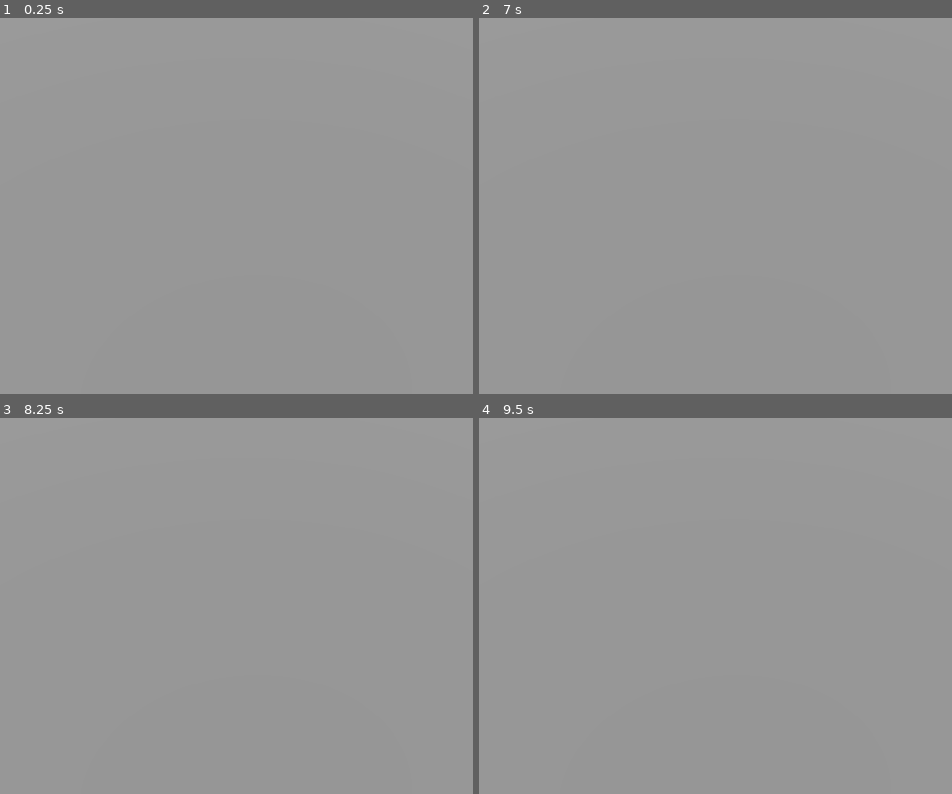
Above: before the commit, frames 1-4 (two rows, left to right).
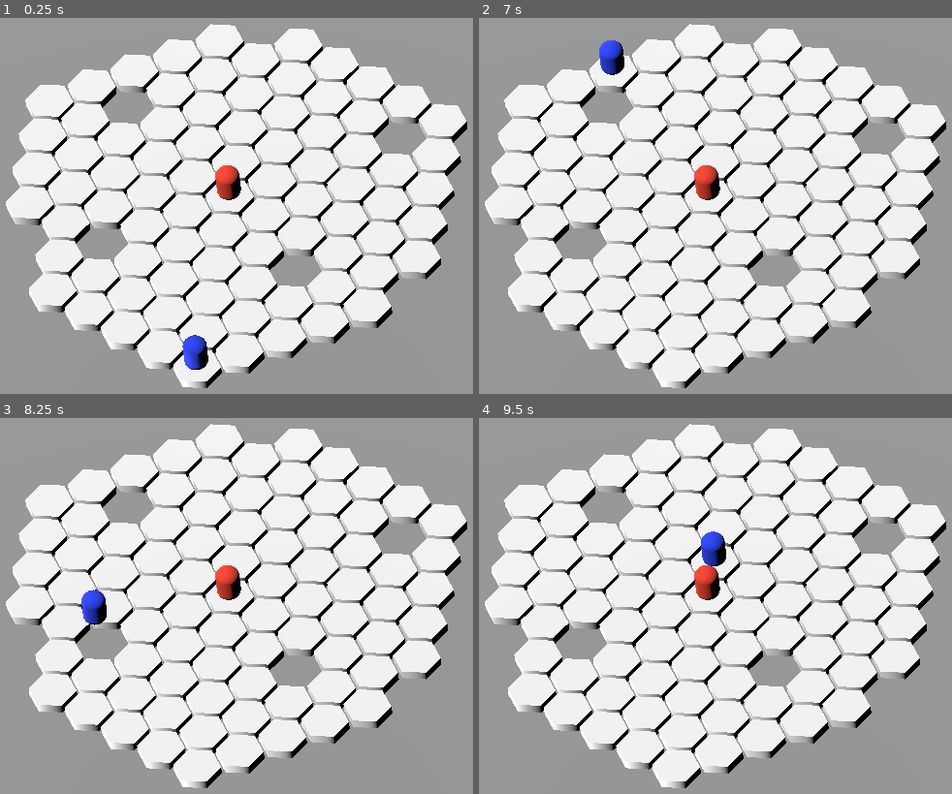
Above: after the commit, the same moments.

Repository: cwahlfeldt/hex-game-2
Game: Godot game, scene res://main.tscn
The game is run twice, just before and just after one commit, with the same random seed, the same clock (stepped at 60 frames per second) and the same inputs.
Inputs (mouse positions are in pixels of both pictures, inside the frame that each line leads up to):
- Up to frame 1 (0.25 s): no input
- Up to frame 2 (7 s): tap Enter at 0.5 s; move the mouse to (871, 175) at 0.52 s; click (871, 175) at 0.6 s; move the mouse to (545, 221) at 1.27 s; click (545, 221) at 1.35 s; move the mouse to (776, 100) at 2.02 s; click (776, 100) at 2.1 s; move the mouse to (663, 284) at 2.77 s; click (663, 284) at 2.85 s; move the mouse to (933, 262) at 3.52 s; click (933, 262) at 3.6 s; move the mouse to (outside the picture) at 4.27 s; click (outside the picture) at 4.35 s; move the mouse to (739, 198) at 5.02 s; click (739, 198) at 5.1 s; move the mouse to (583, 89) at 5.77 s; click (583, 89) at 5.85 s; move the mouse to (871, 175) at 6.52 s; click (871, 175) at 6.6 s
- Up to frame 3 (8.25 s): move the mouse to (66, 621) at 7.27 s; click (66, 621) at 7.35 s; move the mouse to (297, 500) at 8.02 s; click (297, 500) at 8.1 s
- Up to frame 4 (9.5 s): move the mouse to (663, 684) at 8.77 s; click (663, 684) at 8.85 s

The runs differ from the first frame. In frame 1, 61% of the frame differs, in the area x 1-99%, y 1-99%; in frame 2, 61%; in frame 3, 61%; in frame 4, 61%.
Error before the commit: Parse Error: Expected expression as the function argument. (res://game.gd:42)

Commit message:
animation!

Diff:
--- a/game.gd
+++ b/game.gd
@@ -8,9 +8,11 @@
 var enemy3
 var hex_grid
 var path_finding: AStar3D
-var player_path_id
+var player_path_id = 50
+var enemy_path_id = 14
 var new_position = 50
 var path = []
+var players_turn = true
 
 
 # Called when the node enters the scene tree for the first time.
@@ -19,18 +21,22 @@
 	var hex_grid_init = HexGrid.initialize()
 	hex_grid = hex_grid_init.grid
 	path_finding = hex_grid_init.astar
-	player_path_id = 50
 
 	player = init_player(path_finding.get_point_position(player_path_id))
-	enemy1 = init_enemy(path_finding.get_point_position(14))
-	enemy2 = init_enemy(path_finding.get_point_position(34))
-	enemy3 = init_enemy(path_finding.get_point_position(80))
+	enemy1 = init_enemy(path_finding.get_point_position(enemy_path_id))
 
 
 # Called every frame. 'delta' is the elapsed time since the previous frame.
-#func _process(delta: float) -> void:
-	#player.global_transform.origin = path_finding.get_point_path(player_path_id, new_position)
-#
+func _process(delta: float) -> void:
+	if (path_finding.get_point_path(player_path_id, new_position).size() > 1):
+		var points = path_finding.get_point_path(player_path_id, new_position)
+		Animate.through_with_callback(player, points, _on_player_move_end)
+		player_path_id = new_position
+
+
+func _on_player_move_end():
+	players_turn = false
+
 
 func _on_selected_hex(hex):
 	new_position = hex.index
@@ -39,7 +45,8 @@
 
 func init_player(location: Vector3):
 	var player = player_scene.instantiate()
-	add_child(`bal_transform.origin = location
+	add_child(player)
+	player.global_transform.origin = location
 	return player
 
 
--- a/main.tscn
+++ b/main.tscn
@@ -19,9 +19,9 @@
 mesh = SubResource("PlaneMesh_8una2")
 
 [node name="Camera3D" type="Camera3D" parent="."]
-transform = Transform3D(0.986427, -0.0498225, 0.156459, -0.0827928, 0.671948, 0.735956, -0.1418, -0.738921, 0.658703, 0.831795, 6.5444, 5.6)
+transform = Transform3D(0.986427, -0.0498228, 0.15646, -0.0827928, 0.671948, 0.735956, -0.1418, -0.738921, 0.658702, 1.20737, 6.5444, 5.84063)
 projection = 1
-size = 11.0
+size = 9.0
 script = ExtResource("3_nqcw2")
 
 [node name="DirectionalLight3D" type="DirectionalLight3D" parent="."]
--- a/map.tscn
+++ /dev/null
@@ -1,348 +0,0 @@
-[gd_scene load_steps=2 format=3 uid="uid://boj4n84is8cvb"]
-
-[sub_resource type="GDScript" id="GDScript_fwtol"]
-script/source = "extends Node3D
-
-const ORIENTATION = {
-	\"f0\": 3.0 / 2.0,
-	\"f1\": 0.0,
-	\"f2\": sqrt(3.0) / 2.0,
-	\"f3\": sqrt(3.0),
-	\"b0\": 2.0 / 3.0,
-	\"b1\": 0.0,
-	\"b2\": -1.0 / 3.0,
-	\"b3\": sqrt(3.0) / 3.0,
-	\"startAngle\": 0.0
-}
-
-var SIZE = 40
-var ORIGIN = Vector2(0, 0)
-var LAYOUT = layout(SIZE, ORIGIN)
-var HEX_SIZE = 0.55
-
-@export var MAP_SIZE = 5
-@export var current_player_coords = Vector3(0,0,0)
-
-var DIRECTIONS = {
-	\"northWest\": hex(-1, 0, 1),
-	\"north\": hex(0, -1, 1),
-	\"northEast\": hex(1, -1, 0),
-	\"southWest\": hex(-1, 1, 0),
-	\"south\": hex(0, 1, -1),
-	\"southEast\": hex(1, 0, -1),
-}
-
-var HEX_SCENE = preload(\"res://scenes/hex/hex.tscn\")
-var PLAYER_SCENE = preload(\"res://scenes/player/player.tscn\")
-var ENEMY_SCENE = preload(\"res://scenes/enemy/enemy.tscn\")
-
-# Called when the node enters the scene tree for the first time.
-func _ready() -> void:
-	SignalBus.current_player_hex.connect(_on_current_player_hex)
-	var grid = draw_grid()
-	draw_players(grid)
-	var astar = AStar3D.new()
-	for hex in grid:
-		astar.add_point(hex.index, hex.vectors, 1)
-		for neighbor in hex.neighbors:
-			astar.connect_points(hex.index, neighbor)
-
-	print(astar.are_points_connected(1, 18, true))
-
-# Called every frame. 'delta' is the elapsed time since the previous frame.
-func _process(delta: float) -> void:
-	pass
-
-func _on_current_player_hex(obj):
-	print(obj)
-
-func create_grid_structure():
-	var cubic_grid = hex_shaped_grid(MAP_SIZE)
-	var meters_grid = create_grid_3d_coords(cubic_grid)
-	var merged_grid = []
-	var i = 0
-	for cubic_coord in cubic_grid:
-		var tile_data = {
-			\"cubic\": cubic_coord,
-			\"vectors\": meters_grid[i],
-			\"neighbors\": find_hex_matches(cubic_grid, get_all_neighbors(cubic_coord)),
-			\"index\": i
-		}
-		merged_grid.append(tile_data)
-		i = i + 1
-	return merged_grid
-
-func draw_grid():
-	var grid = create_grid_structure()
-	print(grid)
-	for hex in grid:
-		var hex_mesh = HEX_SCENE.instantiate()
-		hex_mesh.hex_obj = hex
-		add_child(hex_mesh)
-		hex_mesh.global_transform.origin = hex.vectors
-		var label3d = Label3D.new()
-		label3d.position = Vector3(hex.vectors.x, 0.3, hex.vectors.z)
-		label3d.text = str(hex.index)
-		label3d.font_size = 48
-		label3d.modulate = Color(0,0,0,1)
-		add_child(label3d)
-	return grid
-
-func draw_players(grid_coords):
-	var player_mesh = PLAYER_SCENE.instantiate()
-	var enemy_mesh = ENEMY_SCENE.instantiate()
-	add_child(player_mesh)
-	add_child(enemy_mesh)
-	player_mesh.global_transform.origin = grid_coords[11].vectors
-	enemy_mesh.global_transform.origin = grid_coords[12].vectors
-
-func find_hex_matches(large_array: Array, small_array: Array) -> Array:
-	var matches = []
-	for small_hex in small_array:
-		for i in range(large_array.size()):
-			var large_hex = large_array[i]
-			# Compare all three coordinates
-			if large_hex.q == small_hex.q and \\
-			   large_hex.r == small_hex.r and \\
-			   large_hex.s == small_hex.s:
-				matches.append(i)
-				break  # Found match for this hex, move to next
-	return matches
-
-func hex(q, r, s):
-	if q + r + s != 0:
-		push_error(\"q + r + s must equal 0\")
-
-	return {\"q\": q, \"r\": r, \"s\": s}
-
-func frac_hexagon(q, r, s):
-	if round(q + r + s) != 0:
-		push_error(\"q + r + s must equal 0\")
-
-	return {\"q\": q, \"r\": r, \"s\": s}
-
-func are_hexagons_equal(hex_a, hex_b):
-	return hex_a == hex_b
-
-func add_hex(hex_a, hex_b):
-	return hex(hex_a[\"q\"] + hex_b[\"q\"], hex_a[\"r\"] + hex_b[\"r\"], hex_a[\"s\"] + hex_b[\"s\"])
-
-func subtract_hex(hex_a, hex_b):
-	return hex(hex_a[\"q\"] - hex_b[\"q\"], hex_a[\"r\"] - hex_b[\"r\"], hex_a[\"s\"] - hex_b[\"s\"])
-
-func multiply_hex(h, multiply_by):
-	return hex(h[\"q\"] * multiply_by, h[\"r\"] * multiply_by, h[\"s\"] * multiply_by)
-
-func length_of_hex(h):
-	return (abs(h[\"q\"]) + abs(h[\"r\"]) + abs(h[\"s\"])) / 2
-
-func distance_between_hexes(hex_a, hex_b):
-	return length_of_hex(subtract_hex(hex_a, hex_b))
-
-func hex_neighbor(h, direction):
-	return add_hex(h, direction)
-
-func get_all_neighbors(h):
-	var neighbors = []
-	for direction in DIRECTIONS.values():
-		neighbors.append(hex_neighbor(h, direction))
-	return neighbors
-
-func point(x, y):
-	return Vector2(x, y)
-
-func layout(size, origin):
-	return {
-		\"size\": Vector2(size, size),
-		\"origin\": Vector2(origin.x, origin.y)
-	}
-
-func convert_hex_to_pixel(hex):
-	var M = ORIENTATION
-	var x = (M[\"f0\"] * hex[\"q\"] + M[\"f1\"] * hex[\"r\"]) * LAYOUT[\"size\"].x
-	var y = (M[\"f2\"] * hex[\"q\"] + M[\"f3\"] * hex[\"r\"]) * LAYOUT[\"size\"].y
-	return point(floor(x + LAYOUT[\"origin\"].x), floor(y + LAYOUT[\"origin\"].y))
-
-func convert_pixel_to_hex(pixel_point):
-	var M = ORIENTATION
-	var pt = point(
-		(pixel_point.x - LAYOUT[\"origin\"].x) / LAYOUT[\"size\"].x,
-		(pixel_point.y - LAYOUT[\"origin\"].y) / LAYOUT[\"size\"].y
-	)
-	var q = M[\"b0\"] * pt.x + M[\"b1\"] * pt.y
-	var r = M[\"b2\"] * pt.x + M[\"b3\"] * pt.y
-	return hex(round(q), round(r), round(-q - r))
-
-func get_corner_offset(corner):
-	var size = LAYOUT[\"size\"]
-	var angle = (2.0 * PI * (ORIENTATION[\"startAngle\"] + corner)) / 6
-	return point(floor(size.x * cos(angle)), floor(size.y * sin(angle)))
-
-func hex_corners(h):
-	var corners = []
-	var center = convert_hex_to_pixel(h)
-	for i in range(6):
-		var offset = get_corner_offset(i)
-		corners.append(point(center.x + offset.x, center.y + offset.y))
-	return corners
-
-func round_hex(frac_hex):
-	var q = round(frac_hex[\"q\"])
-	var r = round(frac_hex[\"r\"])
-	var s = round(frac_hex[\"s\"])
-	return hex(q, r, s)
-
-func hex_lerp(a, b, t):
-	return round_hex(frac_hexagon(lerp(a[\"q\"], b[\"q\"], t), lerp(a[\"r\"], b[\"r\"], t), lerp(a[\"s\"], b[\"s\"], t)))
-
-func hex_line(hex_a, hex_b):
-	var n = distance_between_hexes(hex_a, hex_b)
-	var step = 1.0 / max(n, 1)
-
-	var results = []
-	for i in range(n + 1):
-		results.append(hex_lerp(hex_a, hex_b, i * step))
-	return results
-
-func hex_shaped_grid(radius):
-	var grid = []
-	for q in range(-radius, radius + 1):
-		var r1 = max(-radius, -q - radius)
-		var r2 = min(radius, -q + radius)
-		for r in range(r1, r2 + 1):
-			grid.append(hex(q, r, -q - r))
-	return grid
-
-func hex_shaped_hash_grid(radius):
-	var grid = {}
-	for q in range(-radius, radius + 1):
-		var r1 = max(-radius, -q - radius)
-		var r2 = min(radius, -q + radius)
-		for r in range(r1, r2 + 1):
-			var new_hex = hex(q, r, -q - r)
-			var hex_string = str(new_hex)
-			grid[hex_string] = {
-				\"neighbors\": get_all_neighbors(new_hex),
-				\"props\": {}
-			}
-	return grid
-
-func shuffle_grid(grid):
-	var size = grid.size() / 4
-	var new_grid = grid.duplicate()
-	for i in range(size):
-		new_grid.remove(randi_range(0, grid.size() - 1))
-	return new_grid
-
-func hex_to_3d(q, r, s):
-	var x = HEX_SIZE * (3.0 / 2.0 * q)
-	var z = HEX_SIZE * (sqrt(3.0) * (r + q / 2.0))
-	var y = 0  # Can add elevation here if needed
-	return Vector3(x, y, z)
-
-func create_grid_3d_coords(cubic_coords):
-	var grid = []
-	for hex_coord in cubic_coords:
-		var q = hex_coord[\"q\"]
-		var r = hex_coord[\"r\"]
-		var s = hex_coord[\"s\"]
-		var position_3d = hex_to_3d(q, r, s)
-		grid.append(position_3d)
-	return grid
-"
-
-[node name="Map" type="Node3D"]
-script = SubResource("GDScript_fwtol")
-current_player_coords = null
-
-[connection signal="input_event" from="Hex" to="Hex" method="_on_input_event"]
-[connection signal="input_event" from="@Area3D@26576" to="@Area3D@26576" method="_on_input_event"]
-[connection signal="input_event" from="@Area3D@26578" to="@Area3D@26578" method="_on_input_event"]
-[connection signal="input_event" from="@Area3D@26580" to="@Area3D@26580" method="_on_input_event"]
-[connection signal="input_event" from="@Area3D@26582" to="@Area3D@26582" method="_on_input_event"]
-[connection signal="input_event" from="@Area3D@26584" to="@Area3D@26584" method="_on_input_event"]
-[connection signal="input_event" from="@Area3D@26586" to="@Area3D@26586" method="_on_input_event"]
-[connection signal="input_event" from="@Area3D@26588" to="@Area3D@26588" method="_on_input_event"]
-[connection signal="input_event" from="@Area3D@26590" to="@Area3D@26590" method="_on_input_event"]
-[connection signal="input_event" from="@Area3D@26592" to="@Area3D@26592" method="_on_input_event"]
-[connection signal="input_event" from="@Area3D@26594" to="@Area3D@26594" method="_on_input_event"]
-[connection signal="input_event" from="@Area3D@26596" to="@Area3D@26596" method="_on_input_event"]
-[connection signal="input_event" from="@Area3D@26598" to="@Area3D@26598" method="_on_input_event"]
-[connection signal="input_event" from="@Area3D@26600" to="@Area3D@26600" method="_on_input_event"]
-[connection signal="input_event" from="@Area3D@26602" to="@Area3D@26602" method="_on_input_event"]
-[connection signal="input_event" from="@Area3D@26604" to="@Area3D@26604" method="_on_input_event"]
-[connection signal="input_event" from="@Area3D@26606" to="@Area3D@26606" method="_on_input_event"]
-[connection signal="input_event" from="@Area3D@26608" to="@Area3D@26608" method="_on_input_event"]
-[connection signal="input_event" from="@Area3D@26610" to="@Area3D@26610" method="_on_input_event"]
-[connection signal="input_event" from="@Area3D@26612" to="@Area3D@26612" method="_on_input_event"]
-[connection signal="input_event" from="@Area3D@26614" to="@Area3D@26614" method="_on_input_event"]
-[connection signal="input_event" from="@Area3D@26616" to="@Area3D@26616" method="_on_input_event"]
-[connection signal="input_event" from="@Area3D@26618" to="@Area3D@26618" method="_on_input_event"]
-[connection signal="input_event" from="@Area3D@26620" to="@Area3D@26620" method="_on_input_event"]
-[connection signal="input_event" from="@Area3D@26622" to="@Area3D@26622" method="_on_input_event"]
-[connection signal="input_event" from="@Area3D@26624" to="@Area3D@26624" method="_on_input_event"]
-[connection signal="input_event" from="@Area3D@26626" to="@Area3D@26626" method="_on_input_event"]
-[connection signal="input_event" from="@Area3D@26628" to="@Area3D@26628" method="_on_input_event"]
-[connection signal="input_event" from="@Area3D@26630" to="@Area3D@26630" method="_on_input_event"]
-[connection signal="input_event" from="@Area3D@26632" to="@Area3D@26632" method="_on_input_event"]
-[connection signal="input_event" from="@Area3D@26634" to="@Area3D@26634" method="_on_input_event"]
-[connection signal="input_event" from="@Area3D@26636" to="@Area3D@26636" method="_on_input_event"]
-[connection signal="input_event" from="@Area3D@26638" to="@Area3D@26638" method="_on_input_event"]
-[connection signal="input_event" from="@Area3D@26640" to="@Area3D@26640" method="_on_input_event"]
-[connection signal="input_event" from="@Area3D@26642" to="@Area3D@26642" method="_on_input_event"]
-[connection signal="input_event" from="@Area3D@26644" to="@Area3D@26644" method="_on_input_event"]
-[connection signal="input_event" from="@Area3D@26646" to="@Area3D@26646" method="_on_input_event"]
-[connection signal="input_event" from="@Area3D@26648" to="@Area3D@26648" method="_on_input_event"]
-[connection signal="input_event" from="@Area3D@26650" to="@Area3D@26650" method="_on_input_event"]
-[connection signal="input_event" from="@Area3D@26652" to="@Area3D@26652" method="_on_input_event"]
-[connection signal="input_event" from="@Area3D@26654" to="@Area3D@26654" method="_on_input_event"]
-[connection signal="input_event" from="@Area3D@26656" to="@Area3D@26656" method="_on_input_event"]
-[connection signal="input_event" from="@Area3D@26658" to="@Area3D@26658" method="_on_input_event"]
-[connection signal="input_event" from="@Area3D@26660" to="@Area3D@26660" method="_on_input_event"]
-[connection signal="input_event" from="@Area3D@26662" to="@Area3D@26662" method="_on_input_event"]
-[connection signal="input_event" from="@Area3D@26664" to="@Area3D@26664" method="_on_input_event"]
-[connection signal="input_event" from="@Area3D@26666" to="@Area3D@26666" method="_on_input_event"]
-[connection signal="input_event" from="@Area3D@26668" to="@Area3D@26668" method="_on_input_event"]
-[connection signal="input_event" from="@Area3D@26670" to="@Area3D@26670" method="_on_input_event"]
-[connection signal="input_event" from="@Area3D@26672" to="@Area3D@26672" method="_on_input_event"]
-[connection signal="input_event" from="@Area3D@26674" to="@Area3D@26674" method="_on_input_event"]
-[connection signal="input_event" from="@Area3D@26676" to="@Area3D@26676" method="_on_input_event"]
-[connection signal="input_event" from="@Area3D@26678" to="@Area3D@26678" method="_on_input_event"]
-[connection signal="input_event" from="@Area3D@26680" to="@Area3D@26680" method="_on_input_event"]
-[connection signal="input_event" from="@Area3D@26682" to="@Area3D@26682" method="_on_input_event"]
-[connection signal="input_event" from="@Area3D@26684" to="@Area3D@26684" method="_on_input_event"]
-[connection signal="input_event" from="@Area3D@26686" to="@Area3D@26686" method="_on_input_event"]
-[connection signal="input_event" from="@Area3D@26688" to="@Area3D@26688" method="_on_input_event"]
-[connection signal="input_event" from="@Area3D@26690" to="@Area3D@26690" method="_on_input_event"]
-[connection signal="input_event" from="@Area3D@26692" to="@Area3D@26692" method="_on_input_event"]
-[connection signal="input_event" from="@Area3D@26694" to="@Area3D@26694" method="_on_input_event"]
-[connection signal="input_event" from="@Area3D@26696" to="@Area3D@26696" method="_on_input_event"]
-[connection signal="input_event" from="@Area3D@26698" to="@Area3D@26698" method="_on_input_event"]
-[connection signal="input_event" from="@Area3D@26700" to="@Area3D@26700" method="_on_input_event"]
-[connection signal="input_event" from="@Area3D@26702" to="@Area3D@26702" method="_on_input_event"]
-[connection signal="input_event" from="@Area3D@26704" to="@Area3D@26704" method="_on_input_event"]
-[connection signal="input_event" from="@Area3D@26706" to="@Area3D@26706" method="_on_input_event"]
-[connection signal="input_event" from="@Area3D@26708" to="@Area3D@26708" method="_on_input_event"]
-[connection signal="input_event" from="@Area3D@26710" to="@Area3D@26710" method="_on_input_event"]
-[connection signal="input_event" from="@Area3D@26712" to="@Area3D@26712" method="_on_input_event"]
-[connection signal="input_event" from="@Area3D@26714" to="@Area3D@26714" method="_on_input_event"]
-[connection signal="input_event" from="@Area3D@26716" to="@Area3D@26716" method="_on_input_event"]
-[connection signal="input_event" from="@Area3D@26718" to="@Area3D@26718" method="_on_input_event"]
-[connection signal="input_event" from="@Area3D@26720" to="@Area3D@26720" method="_on_input_event"]
-[connection signal="input_event" from="@Area3D@26722" to="@Area3D@26722" method="_on_input_event"]
-[connection signal="input_event" from="@Area3D@26724" to="@Area3D@26724" method="_on_input_event"]
-[connection signal="input_event" from="@Area3D@26726" to="@Area3D@26726" method="_on_input_event"]
-[connection signal="input_event" from="@Area3D@26728" to="@Area3D@26728" method="_on_input_event"]
-[connection signal="input_event" from="@Area3D@26730" to="@Area3D@26730" method="_on_input_event"]
-[connection signal="input_event" from="@Area3D@26732" to="@Area3D@26732" method="_on_input_event"]
-[connection signal="input_event" from="@Area3D@26734" to="@Area3D@26734" method="_on_input_event"]
-[connection signal="input_event" from="@Area3D@26736" to="@Area3D@26736" method="_on_input_event"]
-[connection signal="input_event" from="@Area3D@26738" to="@Area3D@26738" method="_on_input_event"]
-[connection signal="input_event" from="@Area3D@26740" to="@Area3D@26740" method="_on_input_event"]
-[connection signal="input_event" from="@Area3D@26742" to="@Area3D@26742" method="_on_input_event"]
-[connection signal="input_event" from="@Area3D@26744" to="@Area3D@26744" method="_on_input_event"]
-[connection signal="input_event" from="@Area3D@26746" to="@Area3D@26746" method="_on_input_event"]
-[connection signal="input_event" from="@Area3D@26748" to="@Area3D@26748" method="_on_input_event"]
-[connection signal="input_event" from="@Area3D@26750" to="@Area3D@26750" method="_on_input_event"]
-[connection signal="input_event" from="@Area3D@26752" to="@Area3D@26752" method="_on_input_event"]
-[connection signal="input_event" from="@Area3D@26754" to="@Area3D@26754" method="_on_input_event"]
--- /dev/null
+++ b/scenes/enemy/enemy.gd
@@ -0,0 +1,4 @@
+extends Node3D
+
+var current_hex = {}
+var health = 1
--- a/scenes/enemy/enemy.tscn
+++ b/scenes/enemy/enemy.tscn
@@ -1,4 +1,6 @@
-[gd_scene load_steps=3 format=3 uid="uid://5lyadpkov730"]
+[gd_scene load_steps=4 format=3 uid="uid://5lyadpkov730"]
+
+[ext_resource type="Script" path="res://scenes/enemy/enemy.gd" id="1_4edcb"]
 
 [sub_resource type="StandardMaterial3D" id="StandardMaterial3D_tjtsu"]
 albedo_color = Color(1, 0.27451, 0.192157, 1)
@@ -8,7 +10,8 @@
 radial_segments = 61
 rings = 10
 
-[node name="Player" type="Node3D"]
+[node name="Enemy" type="Node3D"]
+script = ExtResource("1_4edcb")
 
 [node name="MeshInstance3D" type="MeshInstance3D" parent="."]
 transform = Transform3D(0.5, 0, 0, 0, 0.397, 0, 0, 0, 0.5, 0, 0.5, 0)
--- a/scenes/hex/hex.gd
+++ b/scenes/hex/hex.gd
@@ -1,7 +1,7 @@
 extends Node3D
 
-@export var hex_obj = {}
+var hex = {}
 
 func _on_input_event(camera: Node, event: InputEvent, event_position: Vector3, normal: Vector3, shape_idx: int) -> void:
 	if (event.is_pressed() && event.is_action("Left Mouse Click")):
-		SignalBus.selected_hex.emit(hex_obj)
+		SignalBus.selected_hex.emit(hex)
--- /dev/null
+++ b/scenes/player/player.gd
@@ -0,0 +1,12 @@
+extends Node3D
+
+var current_hex = {}
+var health = 2
+
+func _ready() -> void:
+	SignalBus.selected_hex.connect(_on_select_hex)
+
+
+func _on_select_hex(hex):
+	current_hex = hex
+	print(current_hex)
--- a/scenes/player/player.tscn
+++ b/scenes/player/player.tscn
@@ -1,4 +1,6 @@
-[gd_scene load_steps=3 format=3 uid="uid://bl0uxg6ds5q2x"]
+[gd_scene load_steps=4 format=3 uid="uid://bl0uxg6ds5q2x"]
+
+[ext_resource type="Script" path="res://scenes/player/player.gd" id="1_vnxya"]
 
 [sub_resource type="StandardMaterial3D" id="StandardMaterial3D_tjtsu"]
 albedo_color = Color(0.168627, 0.27451, 1, 1)
@@ -9,6 +11,7 @@
 rings = 10
 
 [node name="Player" type="Node3D"]
+script = ExtResource("1_vnxya")
 
 [node name="MeshInstance3D" type="MeshInstance3D" parent="."]
 transform = Transform3D(0.5, 0, 0, 0, 0.397, 0, 0, 0, 0.5, 0, 0.5, 0)
--- /dev/null
+++ b/scripts/animate.gd
@@ -0,0 +1,130 @@
+class_name Animate
+extends Node
+
+# Singleton instance
+static var instance: Animate
+
+# Default animation settings
+const DEFAULT_DURATION: float = 0.2
+const DEFAULT_DELAY: float = 0.0
+const DEFAULT_TRANS: Tween.TransitionType = Tween.TRANS_CUBIC
+const DEFAULT_EASE: Tween.EaseType = Tween.EASE_IN_OUT
+
+# Dictionary to store active tweens for each node
+static var active_tweens: Dictionary = {}
+
+
+class TweenConfig:
+	var duration: float = DEFAULT_DURATION
+	var delay: float = DEFAULT_DELAY
+	var trans_type: Tween.TransitionType = DEFAULT_TRANS
+	var ease_type: Tween.EaseType = DEFAULT_EASE
+
+	func _init(
+		p_duration: float = DEFAULT_DURATION,
+		p_trans: Tween.TransitionType = DEFAULT_TRANS,
+		p_ease: Tween.EaseType = DEFAULT_EASE,
+		p_delay: float = DEFAULT_DELAY
+	):
+		duration = p_duration
+		trans_type = p_trans
+		ease_type = p_ease
+		delay = p_delay
+
+
+# Static methods for position tweening
+static func to(node: Node3D, target: Vector3, config: TweenConfig = TweenConfig.new()) -> Tween:
+	_kill_tween(node)
+	var tween = _create_tween(node, config)
+
+	tween.tween_property(
+		node,
+		"position",
+		target,
+		config.duration
+	)
+
+	return tween
+
+
+static func through(
+	node: Node3D,
+	positions: Array[Vector3],
+	config: TweenConfig = TweenConfig.new(),
+	loop: bool = false
+) -> Tween:
+	if positions.is_empty():
+		return null
+
+	_kill_tween(node)
+	var tween = _create_tween(node, config)
+
+	var points_to_use = positions.duplicate()
+	if loop and positions.size() > 1:
+		points_to_use.append(positions[0])
+
+	for point in points_to_use:
+		tween.tween_property(
+			node,
+			"position",
+			point,
+			config.duration
+		)
+
+		if config.delay > 0:
+			tween.tween_interval(config.delay)
+
+	if loop:
+		tween.set_loops()
+
+	return tween
+
+
+static func through_with_callback(
+	node: Node3D,
+	positions: Array[Vector3],
+	callback: Callable,
+	config: TweenConfig = TweenConfig.new(),
+	loop: bool = false
+) -> Tween:
+	var tween = through(node, positions, config, loop)
+	if tween and not loop:
+		tween.tween_callback(callback)
+	return tween
+
+
+# Helper methods for tween management
+static func _kill_tween(node: Node) -> void:
+	if active_tweens.has(node) and is_instance_valid(active_tweens[node]):
+		active_tweens[node].kill()
+	active_tweens.erase(node)
+
+
+static func _create_tween(node: Node, config: TweenConfig) -> Tween:
+	var tween = node.create_tween()
+	tween.set_trans(config.trans_type)
+	tween.set_ease(config.ease_type)
+	active_tweens[node] = tween
+	return tween
+
+
+# Configuration creators for common animation types
+static func config(
+	duration: float = DEFAULT_DURATION,
+	trans: Tween.TransitionType = DEFAULT_TRANS,
+	ease: Tween.EaseType = DEFAULT_EASE,
+	delay: float = DEFAULT_DELAY
+) -> TweenConfig:
+	return TweenConfig.new(duration, trans, ease, delay)
+
+
+static func smooth(duration: float = DEFAULT_DURATION) -> TweenConfig:
+	return TweenConfig.new(duration, Tween.TRANS_SINE, Tween.EASE_IN_OUT)
+
+
+static func bouncy(duration: float = DEFAULT_DURATION) -> TweenConfig:
+	return TweenConfig.new(duration, Tween.TRANS_BOUNCE, Tween.EASE_OUT)
+
+
+static func quick(duration: float = 0.3) -> TweenConfig:
+	return TweenConfig.new(duration, Tween.TRANS_CUBIC, Tween.EASE_IN_OUT)
--- a/scripts/hex_grid.gd
+++ b/scripts/hex_grid.gd
@@ -19,6 +19,7 @@
 
 @export var MAP_SIZE = 5
 @export var current_player_coords = Vector3(0,0,0)
+@export var show_labels = false
 
 var DIRECTIONS = {
 	"northWest": hex(-1, 0, 1),
@@ -57,21 +58,40 @@
 		i = i + 1
 	return merged_grid
 
+
 func draw_grid():
-	var grid = create_grid_structure()
+	var grid = remove_random_elements(create_grid_structure(), 8)
 	print(grid)
 	for hex in grid:
 		var hex_mesh = HEX_SCENE.instantiate()
-		hex_mesh.hex_obj = hex
+		hex_mesh.hex = hex
 		add_child(hex_mesh)
 		hex_mesh.global_transform.origin = hex.vectors
-		var label3d = Label3D.new()
-		label3d.position = Vector3(hex.vectors.x, 0.3, hex.vectors.z)
-		label3d.text = str(hex.index)
-		label3d.font_size = 48
-		label3d.modulate = Color(0,0,0,1)
-		add_child(label3d)
-	return grid
+		if show_labels:
+			var label3d = Label3D.new()
+			label3d.position = Vector3(hex.vectors.x, 0.3, hex.vectors.z)
+			label3d.text = str(hex.index)
+			label3d.font_size = 48
+			label3d.modulate = Color(0,0,0,1)
+			add_child(label3d)
+	return grid
+
+
+# Method 1: Remove specific number of random elements
+func remove_random_elements(array: Array, count: int) -> Array:
+	# Create a copy so we don't modify the original
+	var working_array = array.duplicate()
+
+	# Ensure we don't try to remove more elements than exist
+	count = mini(count, working_array.size())
+
+	for i in range(count):
+		# Pick a random index and remove it
+		var random_index = randi() % working_array.size()
+		working_array.remove_at(random_index)
+
+	return working_array
+
 
 func find_hex_matches(large_array: Array, small_array: Array) -> Array:
 	var matches = []
